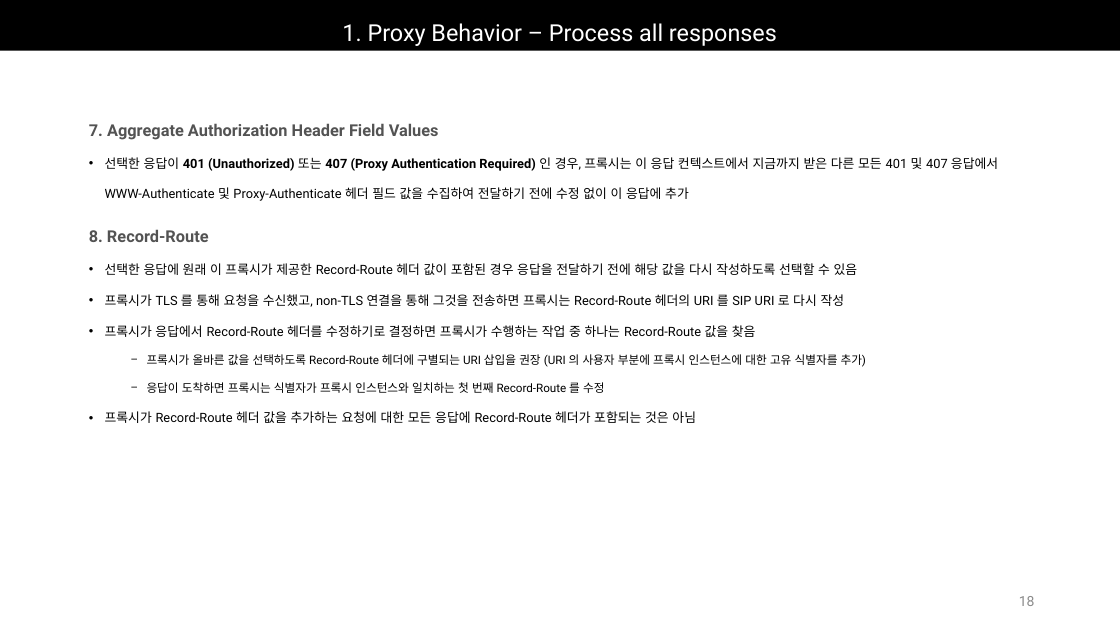
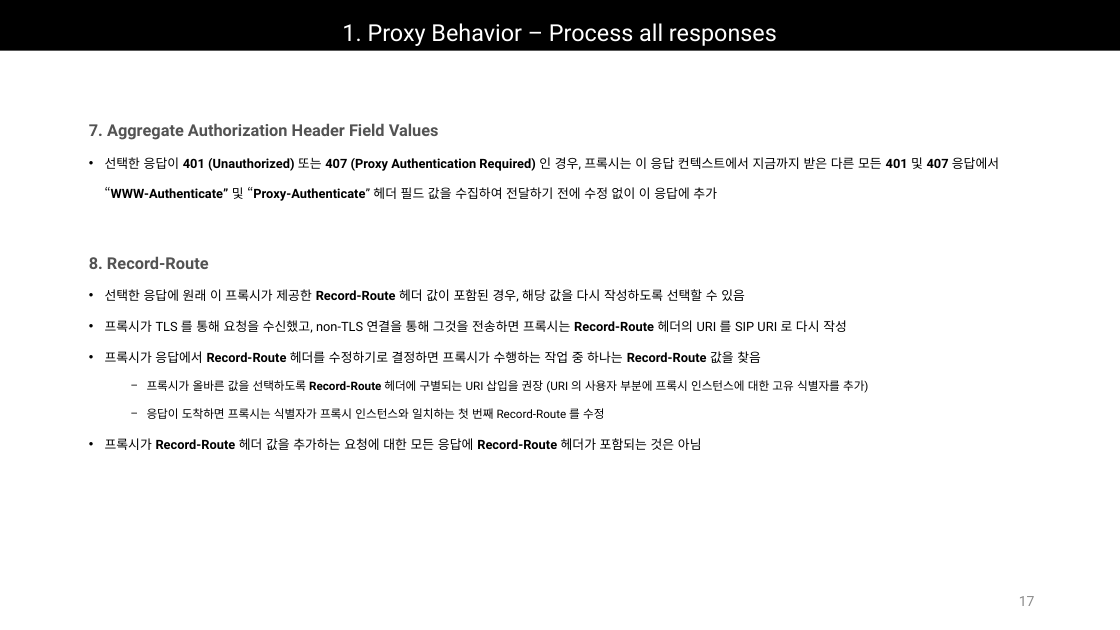
Before and after one commit to Epsilonely/SIP-Survey, a slide deck: slide 17 of 세미나 3차.pptx (slide 18 before the commit). Drawn at 1120x630 pixels with LibreOffice and Linux fonts; fonts in the diff are those of the drawing. Boxes give left, top, right and bottom in pixels: in the first picture for what was removed or moved away, otherwise in the second. Text is boxed around its words. In the diff, an @@ line names an element or a change of style, - is before the commit and + after.

```diff
--- a/세미나 3차.pptx
+++ b/세미나 3차.pptx
@@ text at (105,157,999,201): text changed; bold on @@
-• 선택한 응답이 401 (Unauthorized) 또는 407 (Proxy Authentication Required) 인 경우, 프록시는 이 응답 컨텍스트에서 지금까지 받은 다른 모든 401 및 407 응답에서
-  WWW-Authenticate 및 Proxy-Authenticate 헤더 필드 값을 수집하여 전달하기 전에 수정 없이 이 응답에 추가
+• 선택한 응답이 401 (Unauthorized) 또는 407 (Proxy Authentication Required) 인 경우, 프록시는 이 응답 컨텍스트에서 지금까지 받은 다른 모든 401 및 407 응답에서
+  “WWW-Authenticate” 및 “Proxy-Authenticate” 헤더 필드 값을 수집하여 전달하기 전에 수정 없이 이 응답에 추가
@@ text "8. Record-Route": place and size @@
-text "8. Record-Route" at (89,229,866,423)
+text "8. Record-Route" at (89,256,868,450)
@@ text at (105,289,745,302): text changed @@
-• 선택한 응답에 원래 이 프록시가 제공한 Record-Route 헤더 값이 포함된 경우 응답을 전달하기 전에 해당 값을 다시 작성하도록 선택할 수 있음
+• 선택한 응답에 원래 이 프록시가 제공한 Record-Route 헤더 값이 포함된 경우, 해당 값을 다시 작성하도록 선택할 수 있음
@@ text at (105,320,868,450): bold on in "Record-Route", "Record-Route Record-Route", "Record-Route", "Record-Route Record-Route" @@
@@ page number at (1019,596,1035,606): text changed @@
-18
+17
```
Also in this commit, not shown: 27 other slides changed, 3 slides added, 11 slides removed, 2 other files.
